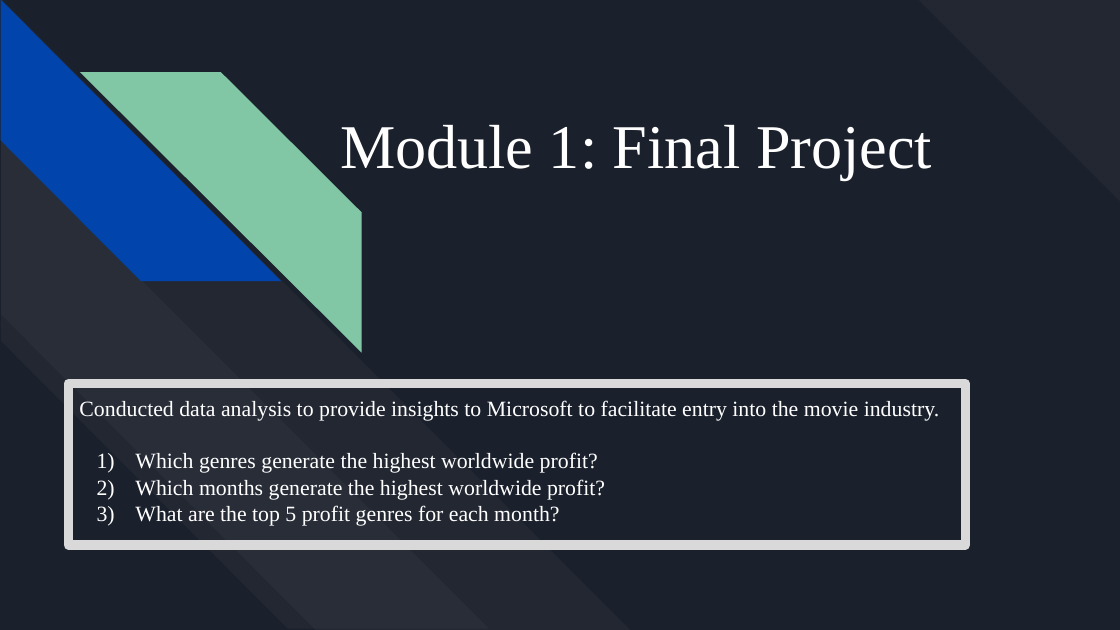
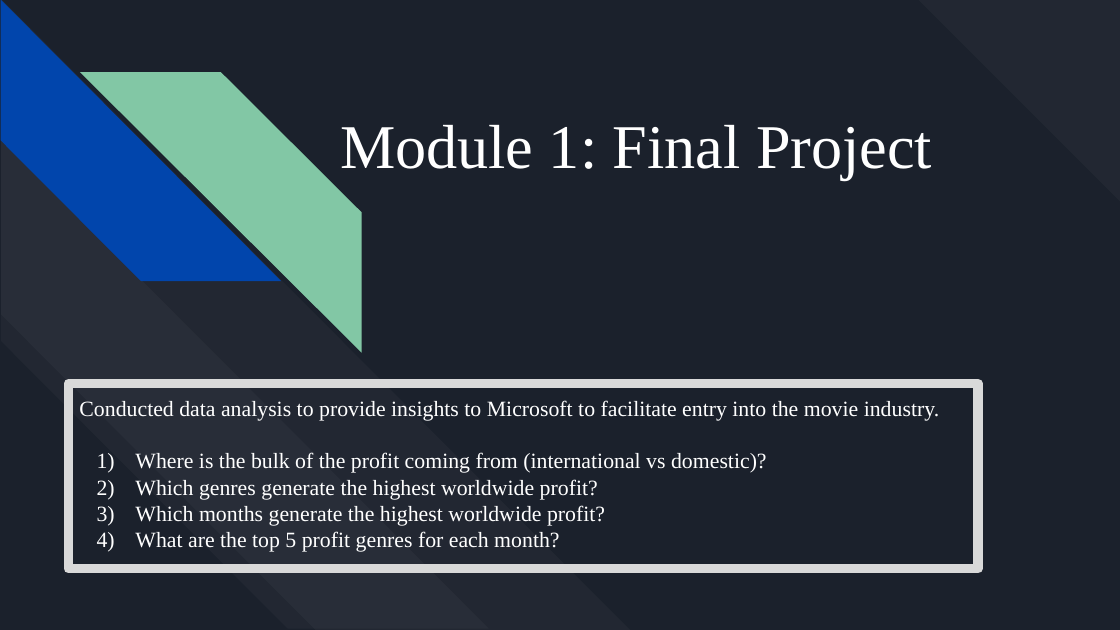
Before and after one commit to luaymatalka/movie-industry---exploratory-data-analysis, a slide deck: slide 1 of reports/presentation.pptx. Drawn at 1120x630 pixels with LibreOffice and Linux fonts; fonts in the diff are those of the drawing. Boxes give left, top, right and bottom in pixels: in the first picture for what was removed or moved away, otherwise in the second. Text is boxed around its words. In the diff, an @@ line names an element or a change of style, - is before the commit and + after.

```diff
--- a/reports/presentation.pptx
+++ b/reports/presentation.pptx
@@ rectangle: place and size @@
-rectangle at [68, 384, 965, 545]
+rectangle at [68, 384, 978, 569]
@@ subtitle at [135, 452, 767, 473]: paragraph added @@
+1) Where is the bulk of the profit coming from (international vs domestic)?
```
Also in this commit, not shown: 2 other slides changed, 2 slides added.
